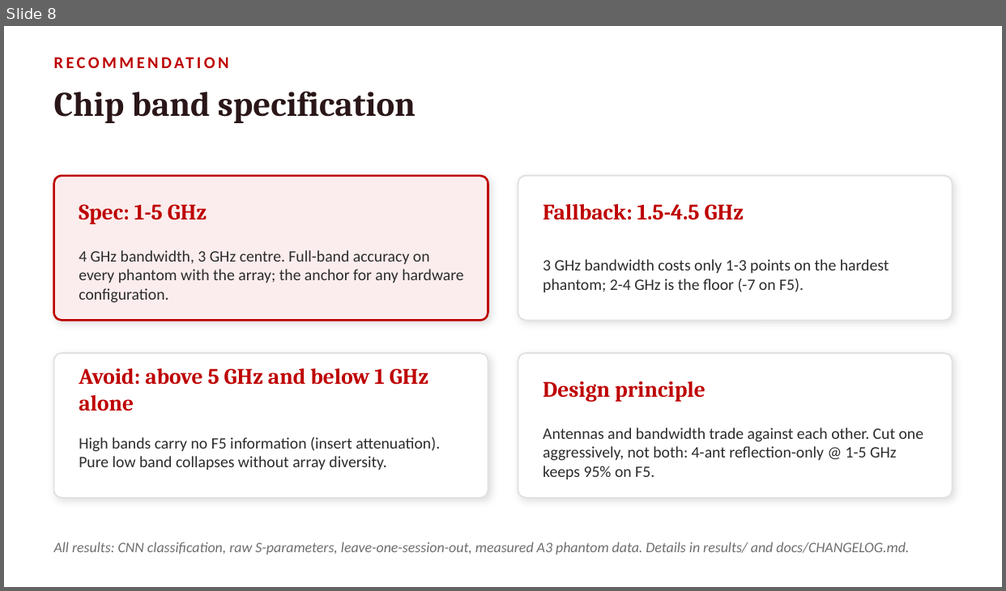
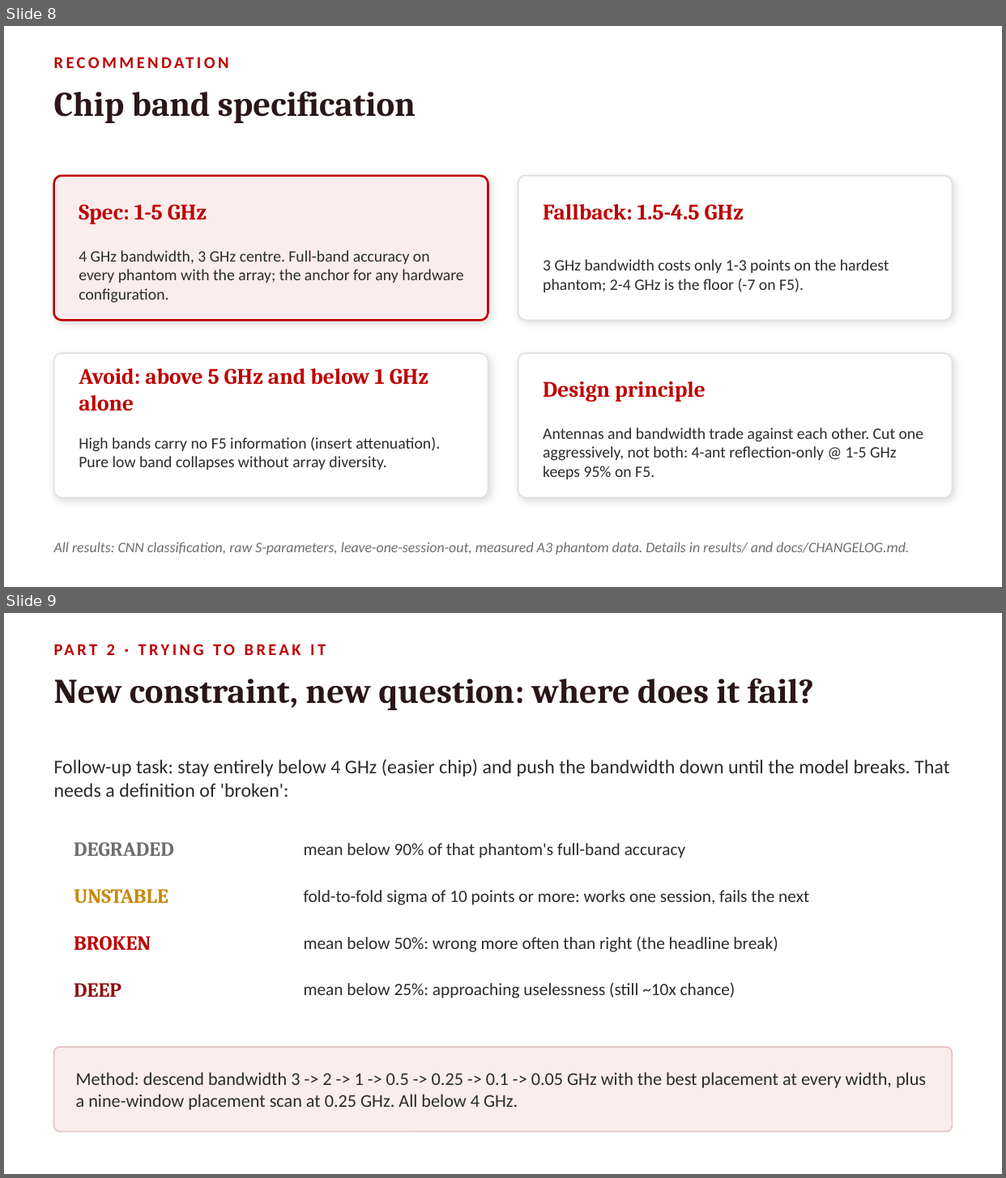
Before and after one commit to pmart1534/microwave-phantom-localization-cnn-mlp, a slide deck: presentation/Frequency_Reduction.pptx. Shown one above the other, each under a label of ours: slide 8 before the commit, slides 8 and 9 after it. The pictures are 1006x591 and 1006x1178 pixels, drawn with LibreOffice and Linux fonts; fonts in the diff are those of the drawing. Boxes give left, top, right and bottom in pixels: in the first picture for what was removed or moved away, otherwise in the second. Text is boxed around its words. In the diff, an @@ line names an element or a change of style, - is before the commit and + after.

```diff
--- a/presentation/Frequency_Reduction.pptx
+++ b/presentation/Frequency_Reduction.pptx
@@ slide 9 added at (x1=4, y1=613, x2=1002, y2=1174), background #FFFFFF @@
@@ text added at (x1=107, y1=644, x2=115, y2=655), 12 pt, text #BE0000, bold @@
+PART 2 · TRYING TO BREAK IT
@@ text added at (x1=54, y1=678, x2=814, y2=710), 25 pt, text #2A1618, bold @@
+New constraint, new question: where does it fail?
@@ text added at (x1=54, y1=759, x2=950, y2=797), 14 pt, text #2B2B2B @@
+Follow-up task: stay entirely below 4 GHz (easier chip) and push the bandwidth down until the model breaks. That needs a definition of 'broken':
@@ text added at (x1=74, y1=842, x2=174, y2=856), 14.5 pt, text #6E6E6E, bold @@
+DEGRADED
@@ text added at (x1=304, y1=843, x2=685, y2=858), 12.5 pt, text #2B2B2B @@
+mean below 90% of that phantom's full-band accuracy
@@ text added at (x1=74, y1=889, x2=168, y2=903), 14.5 pt, text #C8890B, bold @@
+UNSTABLE
@@ text added at (x1=304, y1=890, x2=809, y2=905), 12.5 pt, text #2B2B2B @@
+fold-to-fold sigma of 10 points or more: works one session, fails the next
@@ text added at (x1=74, y1=936, x2=151, y2=951), 14.5 pt, text #BE0000, bold @@
+BROKEN
@@ text added at (x1=304, y1=936, x2=778, y2=952), 12.5 pt, text #2B2B2B @@
+mean below 50%: wrong more often than right (the headline break)
@@ text added at (x1=74, y1=983, x2=121, y2=997), 14.5 pt, text #8E1010, bold @@
+DEEP
@@ text added at (x1=304, y1=982, x2=735, y2=999), 12.5 pt, text #2B2B2B @@
+mean below 25%: approaching uselessness (still ~10x chance)
@@ rounded rectangle added at (x1=54, y1=1047, x2=952, y2=1132), fill #FBEDED, outline #E8C4C4 1 pt @@
@@ text added at (x1=76, y1=1072, x2=926, y2=1110), 13 pt, text #2B2B2B @@
+Method: descend bandwidth 3 -> 2 -> 1 -> 0.5 -> 0.25 -> 0.1 -> 0.05 GHz with the best placement at every width, plus a nine-window placement scan at 0.25 GHz. All below 4 GHz.
```
Also in this commit, not shown: 3 other slides added, 5 other files.
